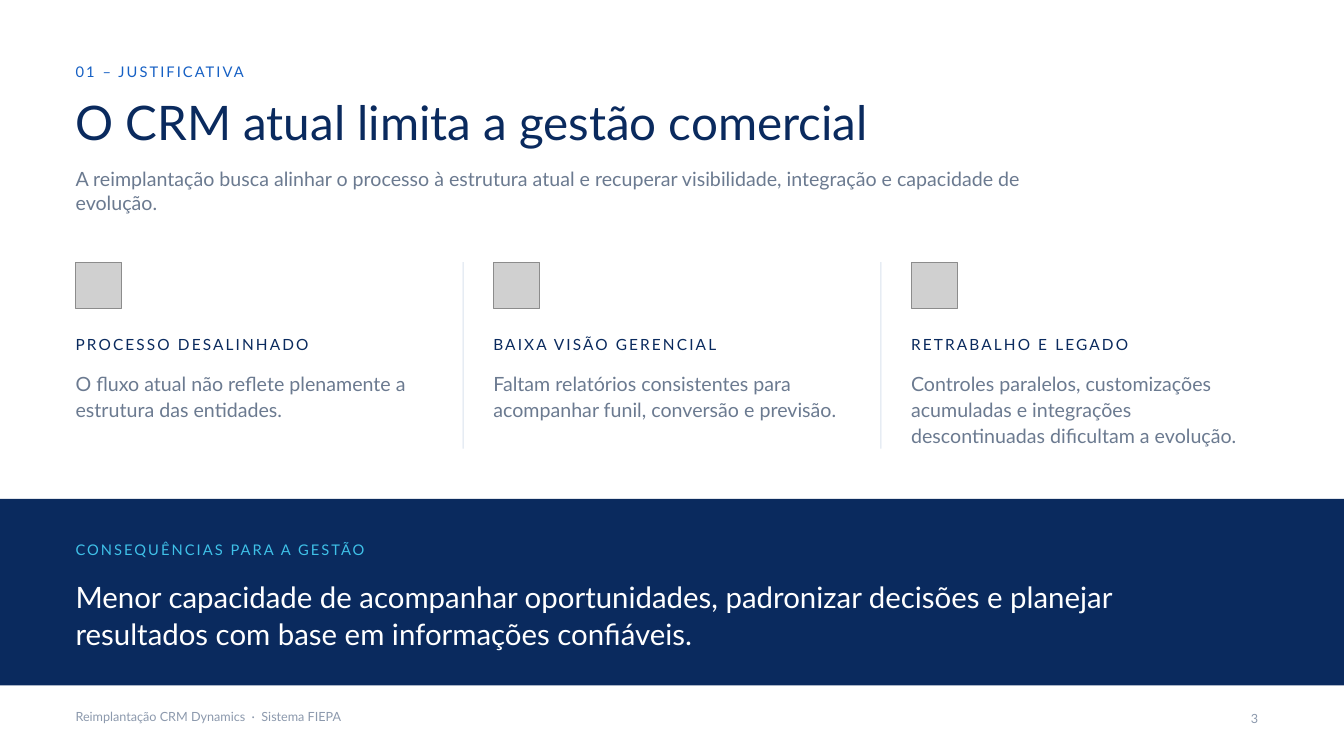
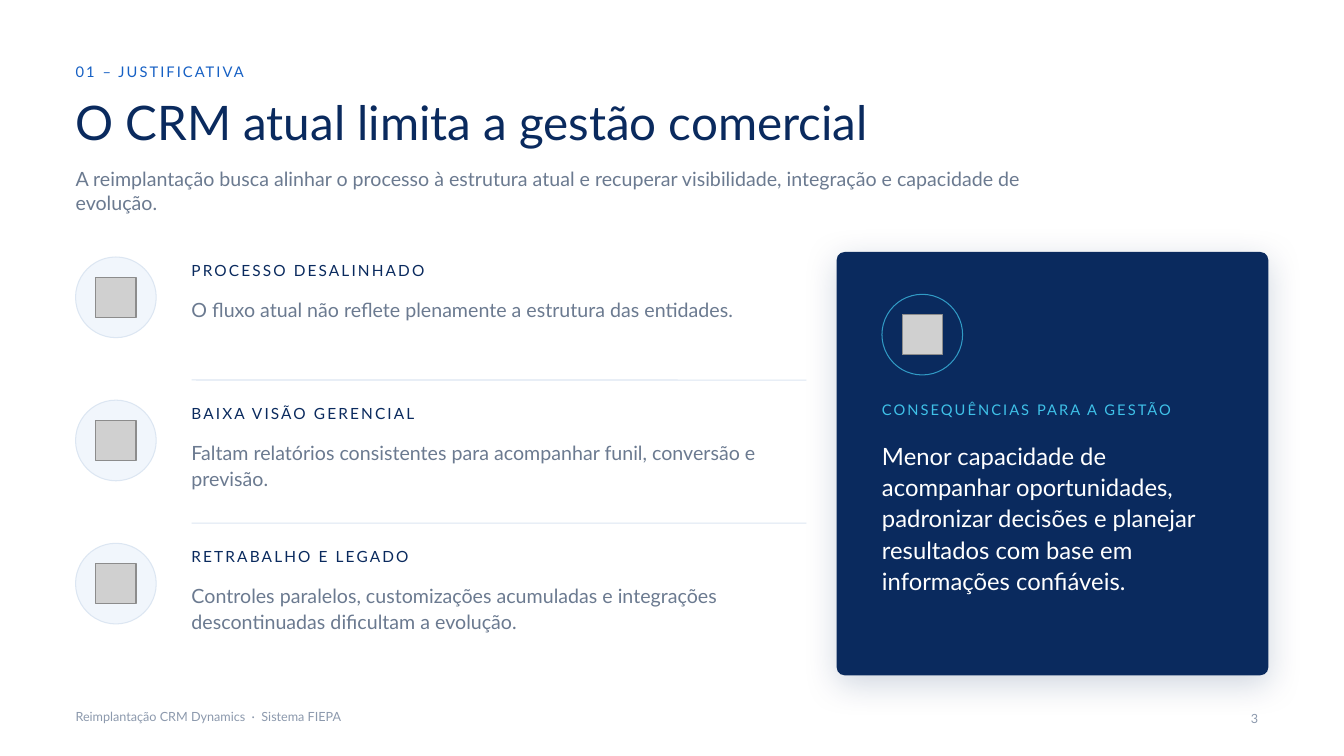
Before and after one commit to lucasmaiaws13-eng/for-desktop, a slide deck: slide 3 of apresentacao-crm-fiepa/Reimplantacao_CRM_Dynamics_FIEPA.pptx. Drawn at 1344x756 pixels with LibreOffice and Linux fonts; fonts in the diff are those of the drawing; grey boxes stand for pictures; background and template pictures are left out. Boxes give left, top, right and bottom in pixels: in the first picture for what was removed or moved away, otherwise in the second. Text is boxed around its words. In the diff, an @@ line names an element or a change of style, - is before the commit and + after.

```diff
--- a/apresentacao-crm-fiepa/Reimplantacao_CRM_Dynamics_FIEPA.pptx
+++ b/apresentacao-crm-fiepa/Reimplantacao_CRM_Dynamics_FIEPA.pptx
@@ ellipse added at bbox=[76, 257, 156, 338], fill #F1F6FC, outline #DCE6F2 0.75 pt @@
@@ text "PROCESSO DESALINHADO": place and size @@
-text "PROCESSO DESALINHADO" at bbox=[76, 339, 309, 350]
+text "PROCESSO DESALINHADO" at bbox=[191, 265, 425, 276]
@@ line removed from (463, 262) to (463, 449) @@
@@ rounded rectangle added at bbox=[837, 252, 1268, 676], fill #0A2A5E @@
@@ line removed from (881, 262) to (881, 449) @@
@@ picture: place and size @@
-picture at bbox=[76, 262, 122, 309]
+picture at bbox=[96, 277, 136, 318]
@@ text "O fluxo atual não reflete ..." rewrapped from bbox=[76, 376, 406, 417] to bbox=[191, 302, 732, 321] @@
@@ ellipse added at bbox=[882, 294, 963, 375], outline #3FC1E8 0.75 pt @@
@@ picture: place and size @@
-picture at bbox=[911, 262, 958, 309]
+picture at bbox=[902, 315, 943, 355]
@@ line added from (192, 380) to (807, 380), #DCE6F2 0.75 pt @@
@@ ellipse added at bbox=[76, 400, 156, 481], fill #F1F6FC, outline #DCE6F2 0.75 pt @@
@@ text "BAIXA VISÃO GERENCIAL": place and size @@
-text "BAIXA VISÃO GERENCIAL" at bbox=[493, 336, 716, 350]
+text "BAIXA VISÃO GERENCIAL" at bbox=[191, 405, 414, 419]
@@ text "CONSEQUÊNCIAS PARA A GESTÃO": place and size @@
-text "CONSEQUÊNCIAS PARA A GESTÃO" at bbox=[203, 544, 213, 555]
+text "CONSEQUÊNCIAS PARA A GESTÃO" at bbox=[1009, 404, 1019, 415]
@@ picture: place and size @@
-picture at bbox=[493, 262, 539, 309]
+picture at bbox=[96, 420, 136, 461]
@@ text "Faltam relatórios consistentes para acompanhar ..." rewrapped from bbox=[493, 376, 837, 421] to bbox=[191, 445, 755, 490] @@
@@ text "Menor capacidade de acompanhar oportunidades, ...": place and size @@
-text "Menor capacidade de acompanhar oportunidades, ..." at bbox=[76, 586, 1112, 651]
+text "Menor capacidade de acompanhar oportunidades, ..." at bbox=[882, 447, 1196, 595]
@@ text "Menor capacidade de acompanhar oportunidades, ..." at bbox=[882, 447, 1196, 595]: size 21 to 17 pt; line spacing 1.05 to 1.1 @@
@@ rectangle removed at bbox=[0, 499, 1344, 686] @@
@@ line added from (192, 523) to (807, 523), #DCE6F2 0.75 pt @@
@@ ellipse added at bbox=[76, 543, 156, 624], fill #F1F6FC, outline #DCE6F2 0.75 pt @@
@@ picture added at bbox=[96, 564, 136, 604] @@
@@ text "RETRABALHO E LEGADO": place and size @@
-text "RETRABALHO E LEGADO" at bbox=[911, 339, 1128, 350]
+text "RETRABALHO E LEGADO" at bbox=[191, 551, 409, 562]
@@ text "Controles paralelos, customizações acumuladas e ..." rewrapped from bbox=[911, 376, 1237, 447] to bbox=[191, 588, 717, 633] @@
```
Also in this commit, not shown: 9 other slides changed, 3 other files.
